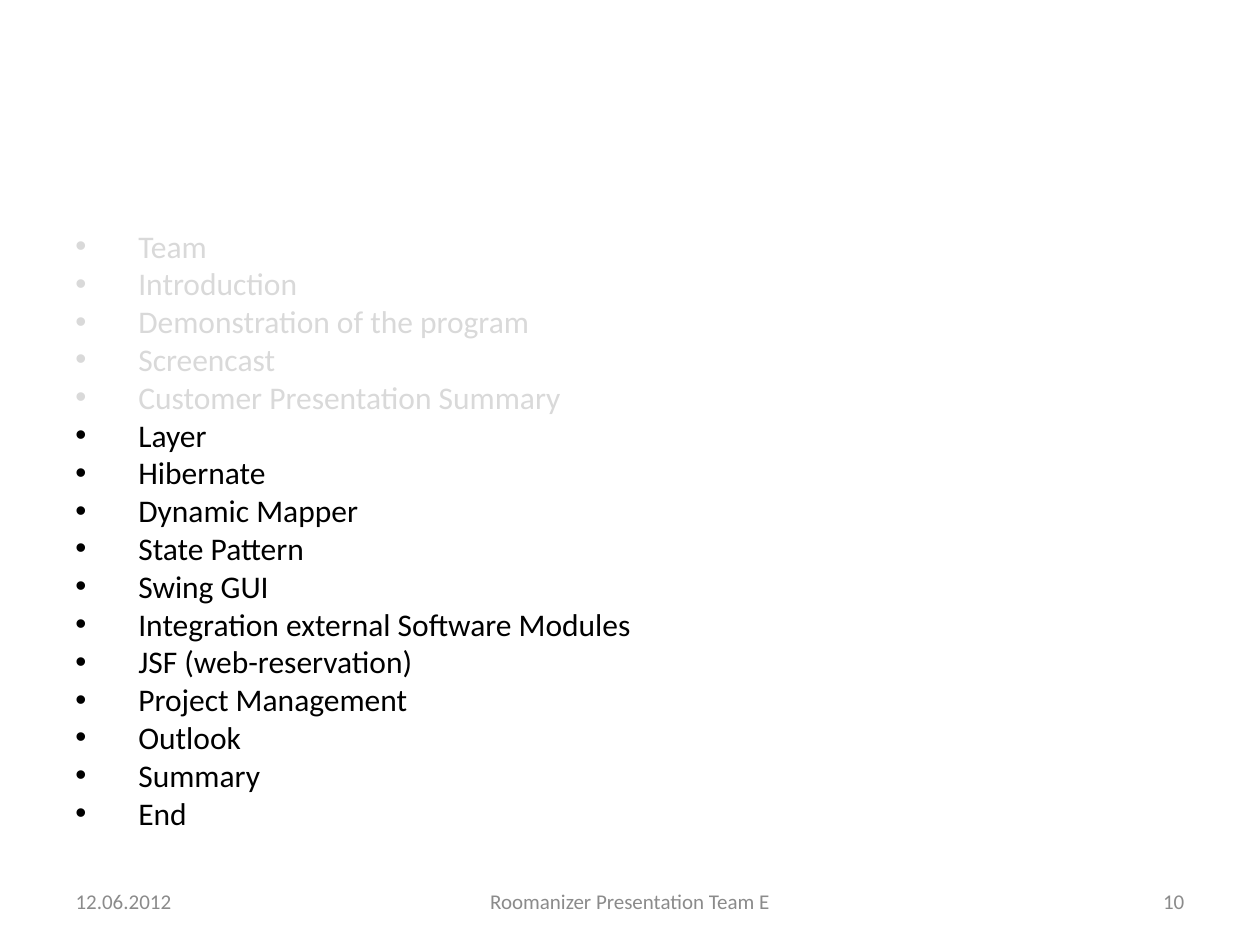
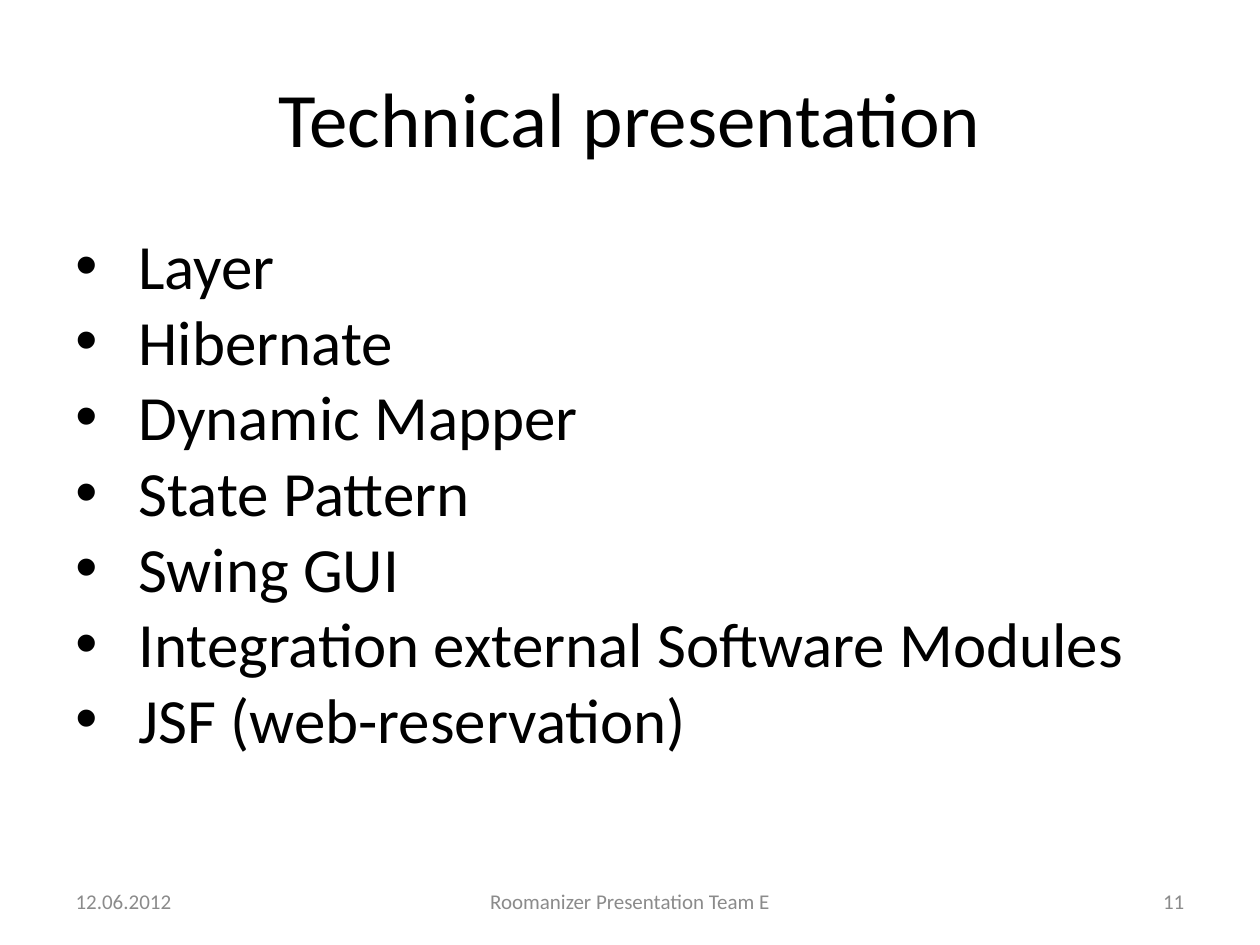
Before and after one commit to markusmo/HotelSoftware, a slide deck: slide 11 of Documentation/Praesentation/PresentationRoomanizer.pptx (slide 10 before the commit). Drawn at 1260x945 pixels with LibreOffice and Linux fonts; fonts in the diff are those of the drawing. Boxes give left, top, right and bottom in pixels: in the first picture for what was removed or moved away, otherwise in the second. Text is boxed around its words. In the diff, an @@ line names an element or a change of style, - is before the commit and + after.

```diff
--- a/Documentation/Praesentation/PresentationRoomanizer.pptx
+++ b/Documentation/Praesentation/PresentationRoomanizer.pptx
@@ title added at <box>279,93,981,160</box>, 44 pt, text #000000 @@
+Technical presentation
@@ text "Layer" at <box>138,248,1123,752</box>: size 18 to 36 pt @@
@@ text at <box>138,228,561,417</box>: paragraphs removed @@
-• Team
-• Introduction
-• Demonstration of the program
-• Screencast
-• Customer Presentation Summary
@@ text at <box>138,689,407,826</box>: paragraphs removed @@
-• Project Management
-• Outlook
-• Summary
-• End
@@ page number at <box>1163,895,1184,909</box>: text changed @@
-10
+11
```
Also in this commit, not shown: 5 other slides changed, 1 slide added.
